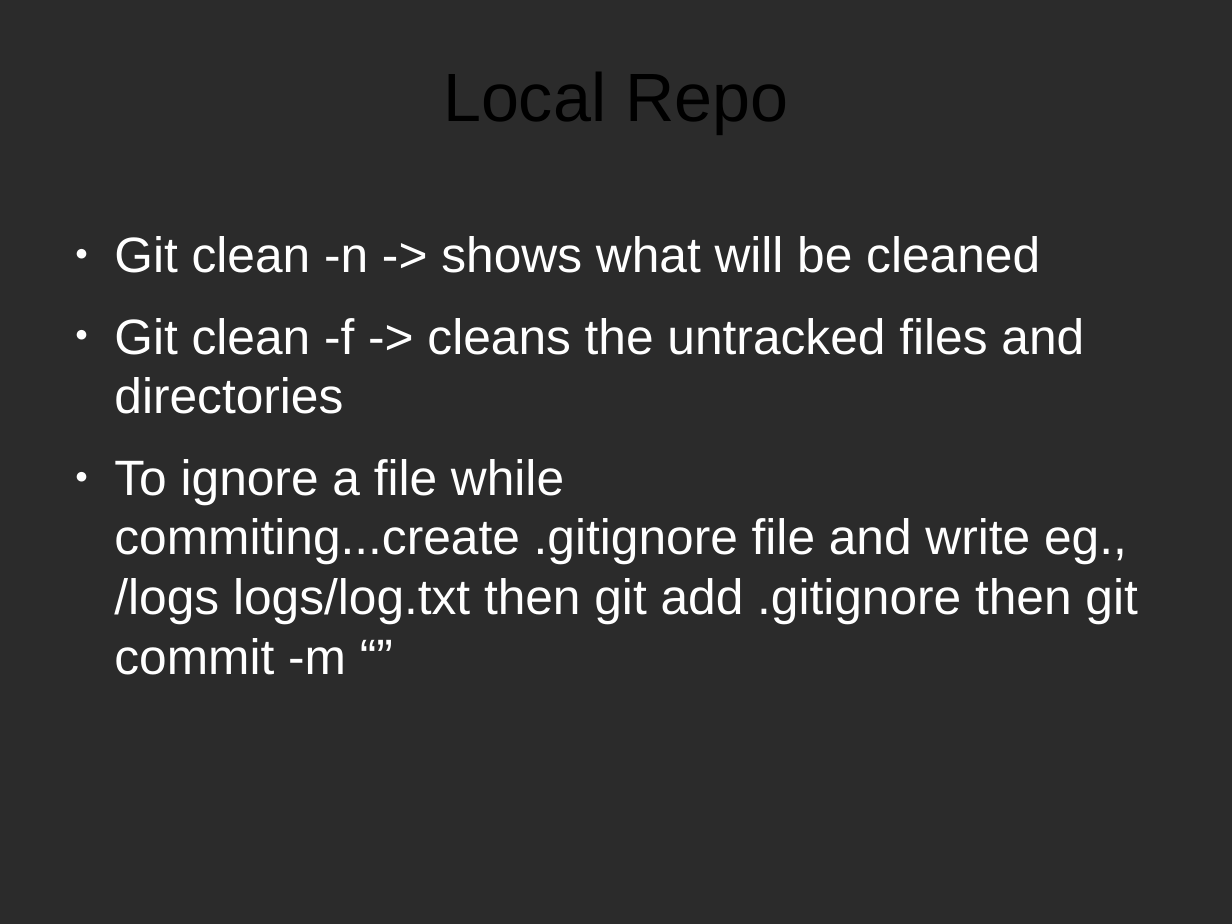
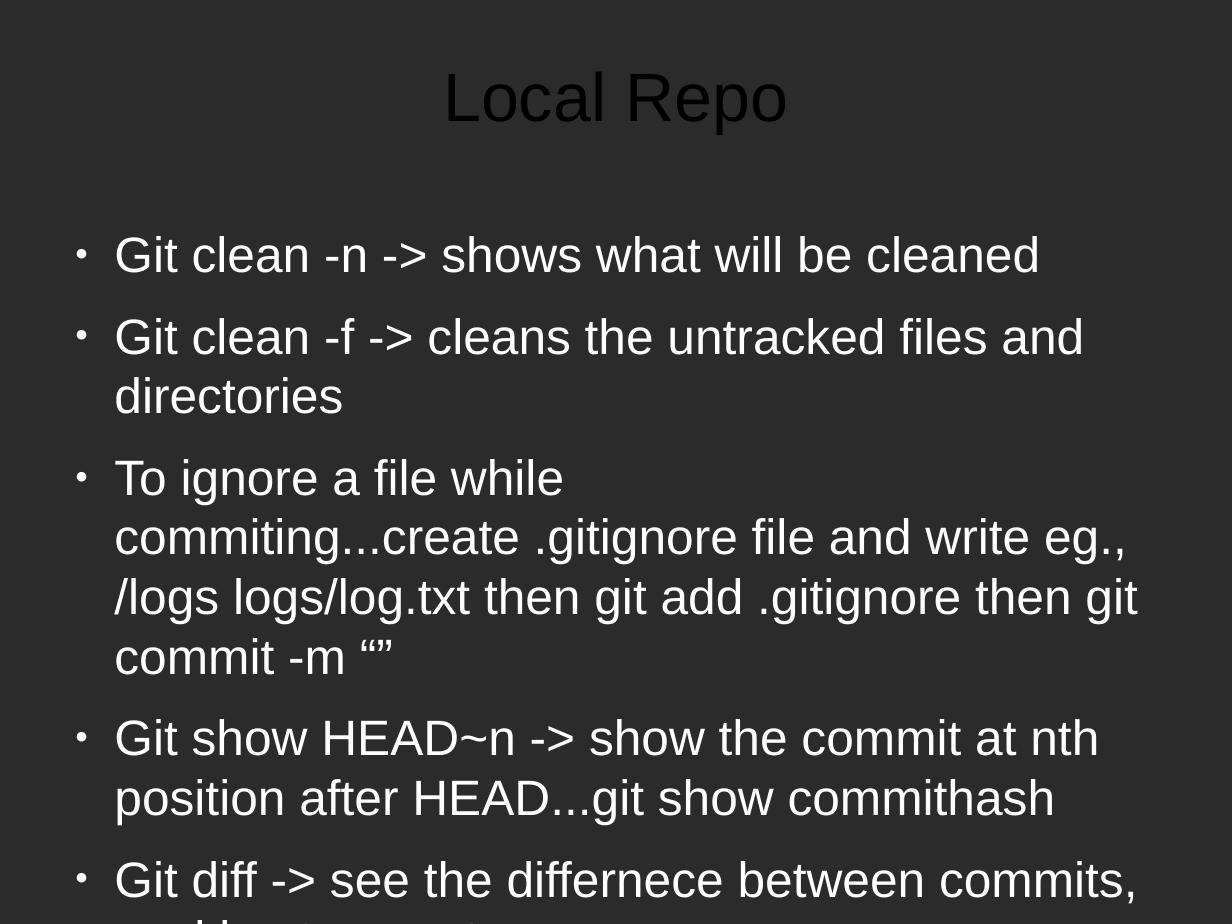
Before and after one commit to tanmayrajani/Internship_PreWork, a slide deck: slide 4 of Git/Git_Notes.odp. Drawn at 1232x924 pixels with LibreOffice and Linux fonts; fonts in the diff are those of the drawing; background and template pictures are left out; a plain dark background stands for a picture behind light text. Boxes give left, top, right and bottom in pixels: in the first picture for what was removed or moved away, otherwise in the second. Text is boxed around its words. In the diff, an @@ line names an element or a change of style, - is before the commit and + after.

```diff
--- a/Git/Git_Notes.odp
+++ b/Git/Git_Notes.odp
@@ text at [114, 719, 1138, 904]: paragraphs added @@
+● Git show HEAD~n -> show the commit at nth position after HEAD...git show commithash
+● Git diff -> see the differnece between commits, working trees, etc
```
Also in this commit, not shown: 2 other slides changed, 6 slides added, 1 slide removed.
